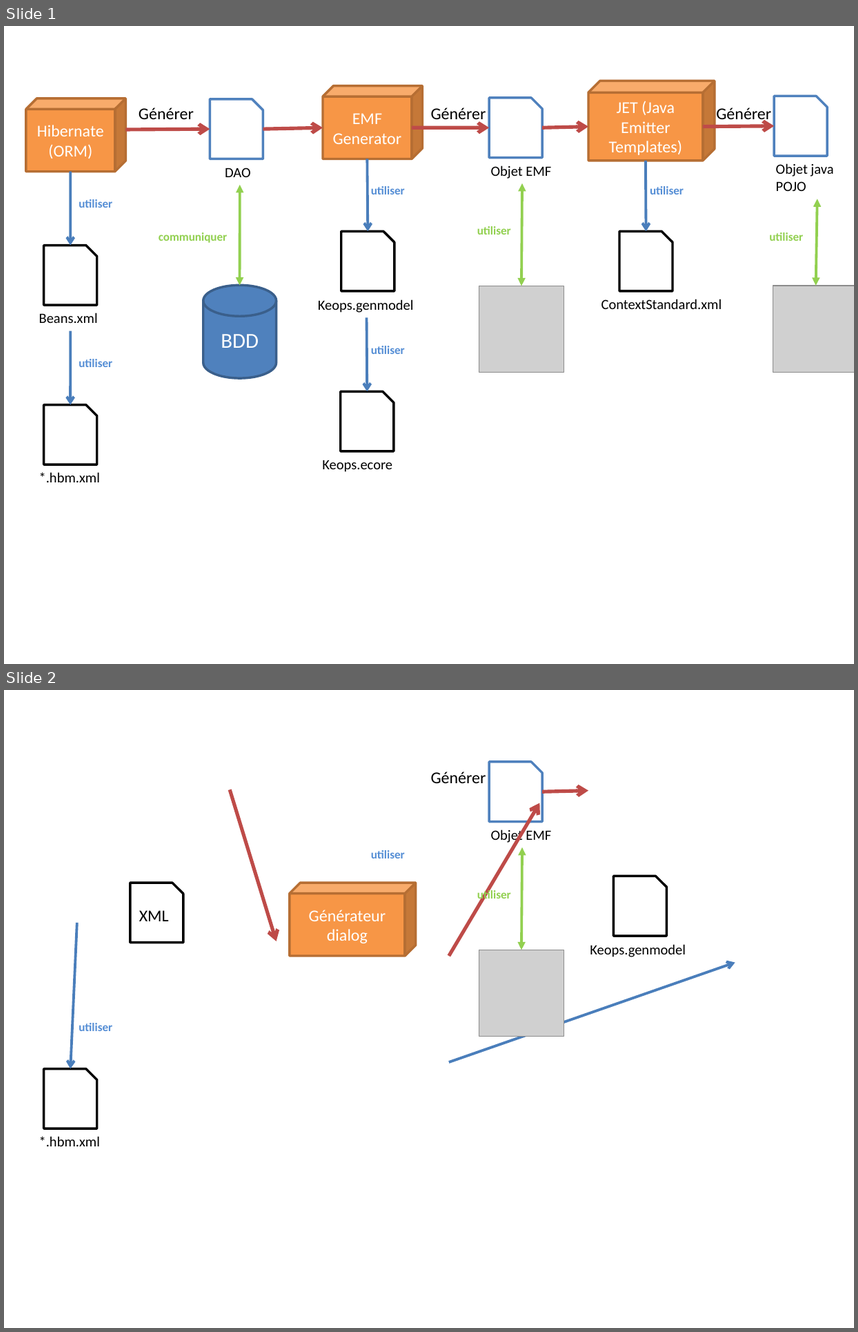
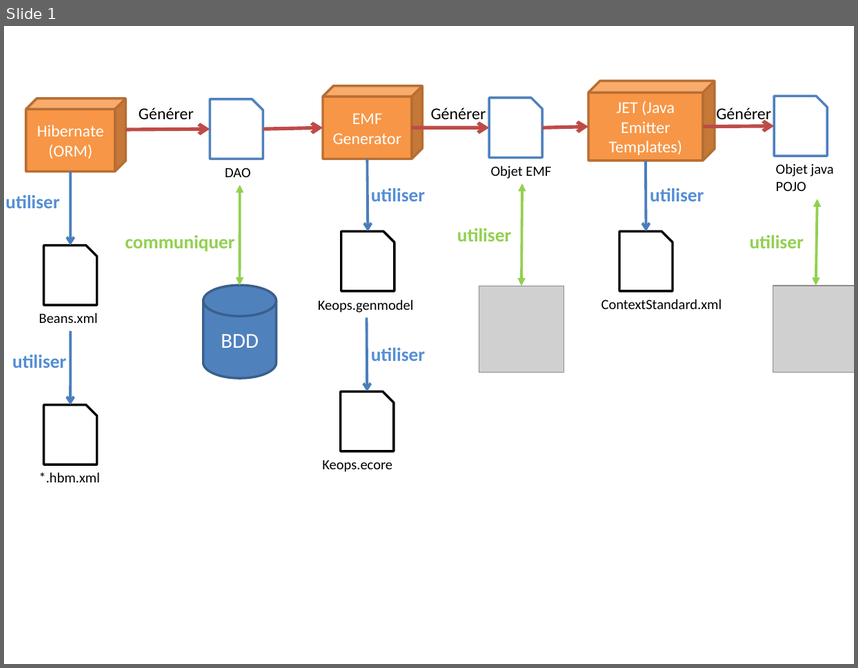
Before and after one commit to softreaver/documents_cnam, a slide deck: Experience_pro/Mémoire-XLM/mise_en_oeuvre_keops.pptx. Shown one above the other, each under a label of ours: slides 1 and 2 before the commit, slide 1 after it. The pictures are 858x1332 and 858x668 pixels, drawn with LibreOffice and Linux fonts; fonts in the diff are those of the drawing; grey boxes stand for pictures. Boxes give left, top, right and bottom in pixels: in the first picture for what was removed or moved away, otherwise in the second. Text is boxed around its words. In the diff, an @@ line names an element or a change of style, - is before the commit and + after.

```diff
--- a/Experience_pro/Mémoire-XLM/mise_en_oeuvre_keops.pptx
+++ b/Experience_pro/Mémoire-XLM/mise_en_oeuvre_keops.pptx
@@ slide 2 removed at (4, 690, 854, 1328), background #FFFFFF @@
@@ text removed at (431, 771, 486, 783) @@
-Générer
@@ snip rect removed at (489, 761, 543, 821) @@
@@ arrow removed from (230, 789) to (276, 940) @@
@@ arrow removed from (542, 792) to (589, 790) @@
@@ arrow removed from (448, 956) to (539, 803) @@
@@ text removed at (491, 828, 551, 844) @@
-Objet EMF
@@ text removed at (371, 850, 405, 858) @@
-utiliser
@@ double arrow removed from (523, 847) to (522, 950) @@
@@ snip rect removed at (130, 883, 183, 943) @@
-XML
@@ cube removed at (290, 883, 415, 956) @@
-Générateur dialog
@@ text removed at (477, 889, 511, 902) @@
-utiliser
@@ snip rect removed at (613, 876, 667, 936) @@
@@ arrow removed from (77, 922) to (70, 1068) @@
@@ picture removed at (479, 950, 564, 1037) @@
@@ text removed at (590, 944, 686, 957) @@
-Keops.genmodel
@@ arrow removed from (448, 1063) to (735, 962) @@
@@ text removed at (79, 1023, 112, 1031) @@
-utiliser
@@ snip rect removed at (44, 1068, 98, 1127) @@
@@ text removed at (39, 1136, 100, 1146) @@
-*.hbm.xml
@@ slide 1 changed as well @@
@@ size 10 to 16 pt in 8 elements at (750, 235, 804, 248), (371, 188, 425, 201), (457, 228, 511, 241), (371, 348, 425, 361), (125, 235, 235, 252), (12, 354, 66, 368), (650, 188, 704, 201), (5, 195, 59, 208) @@
@@ text "utiliser": place and size @@
-text "utiliser" at (79, 199, 112, 207)
+text "utiliser" at (5, 195, 59, 208)
@@ text "communiquer": place and size @@
-text "communiquer" at (159, 232, 227, 243)
+text "communiquer" at (125, 235, 235, 252)
@@ text "utiliser": place and size @@
-text "utiliser" at (477, 226, 511, 234)
+text "utiliser" at (457, 228, 511, 241)
@@ text "utiliser": place and size @@
-text "utiliser" at (769, 232, 803, 241)
+text "utiliser" at (750, 235, 804, 248)
@@ text "utiliser": place and size @@
-text "utiliser" at (79, 359, 112, 367)
+text "utiliser" at (12, 354, 66, 368)
```
Also in this commit, not shown: 1 slide added, 1 other file.
